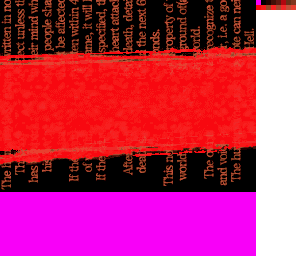
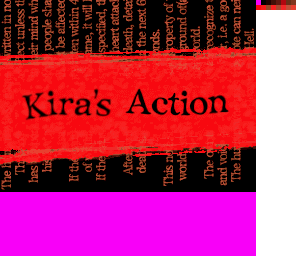
Before/after of a 296px x 256px layered artwork. What changed in the layer stack:
added layer "crooked text" above "straight text" over [21, 88, 229, 121]
